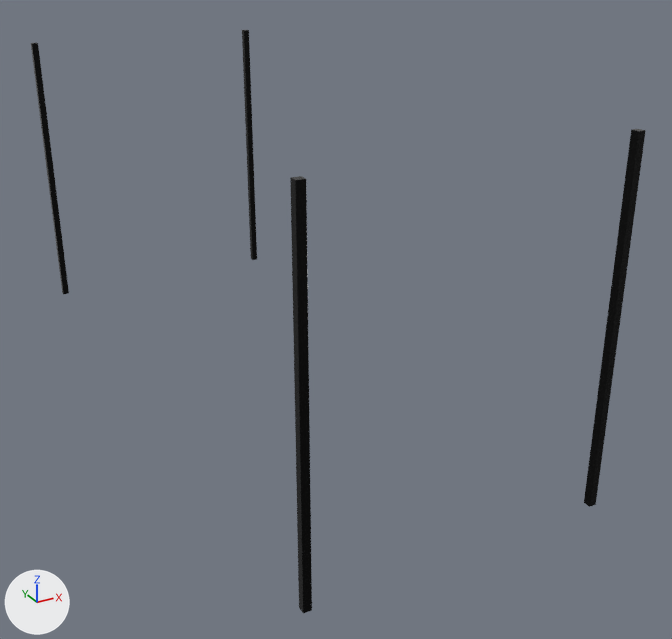
Renders of the glTF model client/public/models/rackFlowersDefoult7.gltf from each side of a commit.
Before and after are seen from a camera (50 mm lens) standing at (-5.54, -8.35, 4.51) and looking at (-0.81, 0.25, 0.21). Every picture has the same lights, and +X, +Y and +Z are marked at lower left. Vertices at the same position are counted once.

The first picture shows 'rackFlowersDefoult7'.
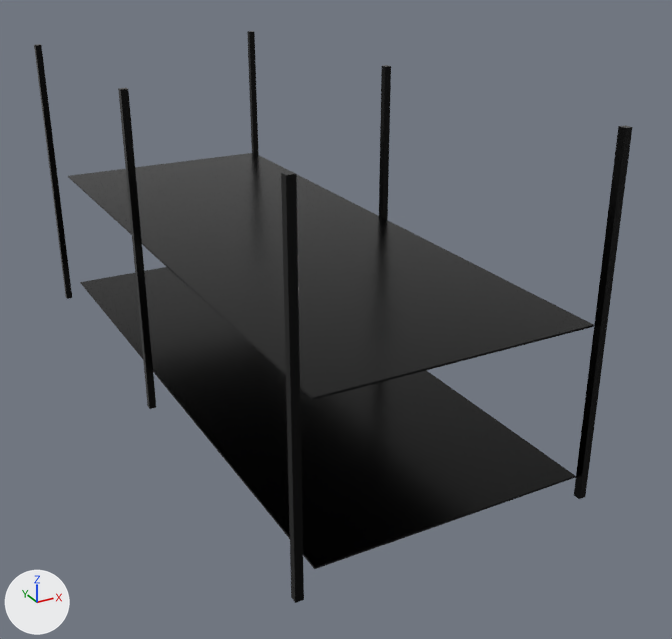
Where the change shows, as pixel boxes [x1, y1, x2, y2] in the pictures (672 x 639 px; the box of a moved part takes in the faces that stretch with it):
'rackFlowersDefoult7', reshaped: before [31, 30, 646, 613]; after [34, 31, 632, 603]
part 1 of me_cube_009, moved or reshaped: before [290, 176, 312, 613]; after [281, 171, 304, 603]
part 2 of me_cube_009, moved or reshaped: before [31, 43, 69, 294]; after [34, 44, 72, 299]
part 3 of me_cube_009, moved or reshaped: before [584, 129, 646, 507]; after [574, 125, 632, 499]
part 4 of me_cube_009, moved or reshaped: before [242, 30, 257, 260]; after [247, 31, 259, 155]
part 5 of me_cube_009, added (black): after [118, 88, 156, 409]
part 6 of me_cube_009, added (black): after [379, 65, 391, 220]
part 7 of me_cube_009, added (black): after [80, 267, 576, 569]
part 8 of me_cube_009, added (black): after [68, 153, 594, 400]

What changed in the scene script:
```text
Change me_cube_009:
    used by ob_rackflowersdefoult7; location = (0.0, 0.0, 0.0)
    remove me_cube_009.from_pydata(...)  # 224 vertices, 432 faces; spans x -2.89..0.25, y -2.99..4.93, z -0.71..2.89
    add me_cube_009.from_pydata(...)  # 448 vertices, 864 faces; spans x -2.89..0.25, y -2.85..4.73, z -0.71..2.89
    me_cube_009 part 1: the loose piece of 56 vertices spanning x -2.89..-2.81, y -2.99..-2.91, z -0.71..2.89 is moved by (0.0, 0.14, 0.0)
    me_cube_009 part 2: the loose piece of 56 vertices spanning x -2.89..-2.81, y 4.85..4.93, z -0.71..2.89 is moved by (0.0, -0.2, 0.0)
    me_cube_009 part 3: the loose piece of 56 vertices spanning x 0.17..0.25, y -2.99..-2.91, z -0.71..2.89 is moved by (0.0, 0.14, 0.0)
    me_cube_009 part 4: the loose piece of 56 vertices spanning x 0.17..0.25, y 4.85..4.93, z -0.71..2.89 is moved by (0.0, -0.2, 0.0)
    me_cube_009 part 5: the loose piece of 56 vertices spanning x -2.89..-2.81, y -2.99..-2.91, z -0.71..2.89 is copied, and the copy is moved by (0.0, 3.87, 0.0); it spans x -2.89..-2.81, y 0.88..0.96, z -0.71..2.89
    me_cube_009 part 6: the loose piece of 56 vertices spanning x 0.17..0.25, y -2.99..-2.91, z -0.71..2.89 is copied, and the copy is moved by (0.0, 3.87, 0.0); it spans x 0.17..0.25, y 0.88..0.96, z -0.71..2.89
    me_cube_009 part 7: a new loose piece of 56 vertices spanning x -2.67..0.17, y -2.77..4.65, z -0.51..-0.49, in mat_rackflowersdefoult7 (black #252525)
    me_cube_009 part 8: a new loose piece of 56 vertices spanning x -2.67..0.17, y -2.77..4.65, z 1.09..1.11, in mat_rackflowersdefoult7 (black #252525)
```
